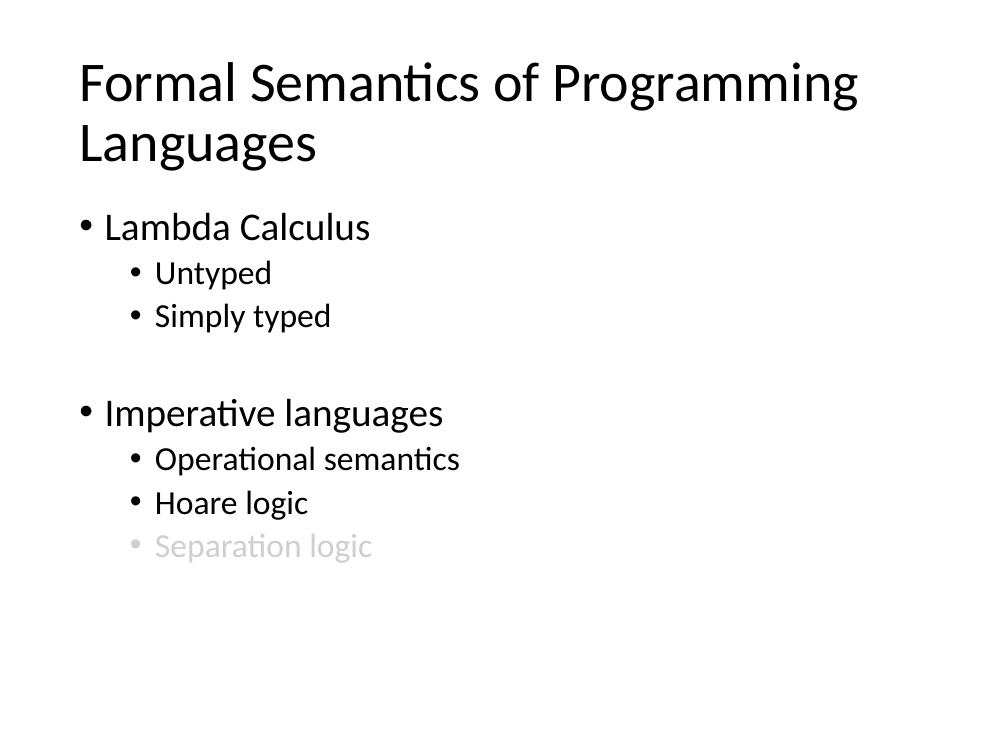
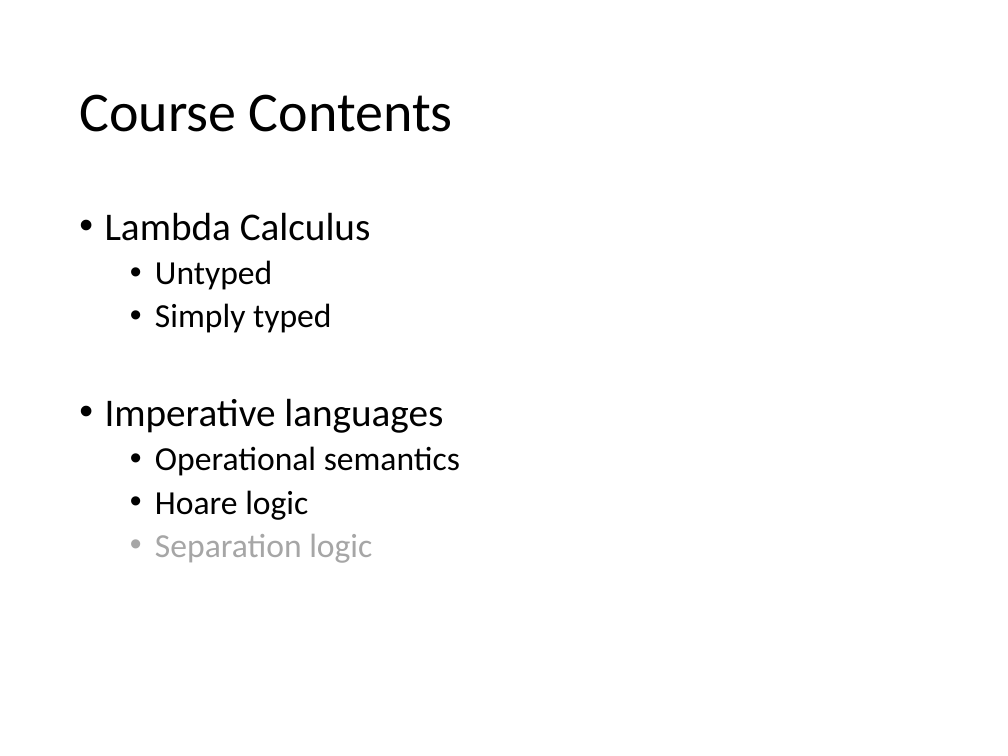
Before and after one commit to hongjin-liang/hongjin-liang.github.io, a slide deck: slide 5 of teaching/semantics/09_review.pptx (slide 4 before the commit). Drawn at 1008x756 pixels with LibreOffice and Linux fonts; fonts in the diff are those of the drawing. Boxes give left, top, right and bottom in pixels: in the first picture for what was removed or moved away, otherwise in the second. Text is boxed around its words. In the diff, an @@ line names an element or a change of style, - is before the commit and + after.

```diff
--- a/teaching/semantics/09_review.pptx
+++ b/teaching/semantics/09_review.pptx
@@ title at (79, 94, 453, 132): text changed @@
-Formal Semantics of Programming Languages
+Course Contents
@@ text at (155, 534, 372, 563): text colour #D0CECE to #A6A6A6 in "Separation logic" @@
```
Also in this commit, not shown: 3 other slides changed, 1 slide added, 1 other file.
